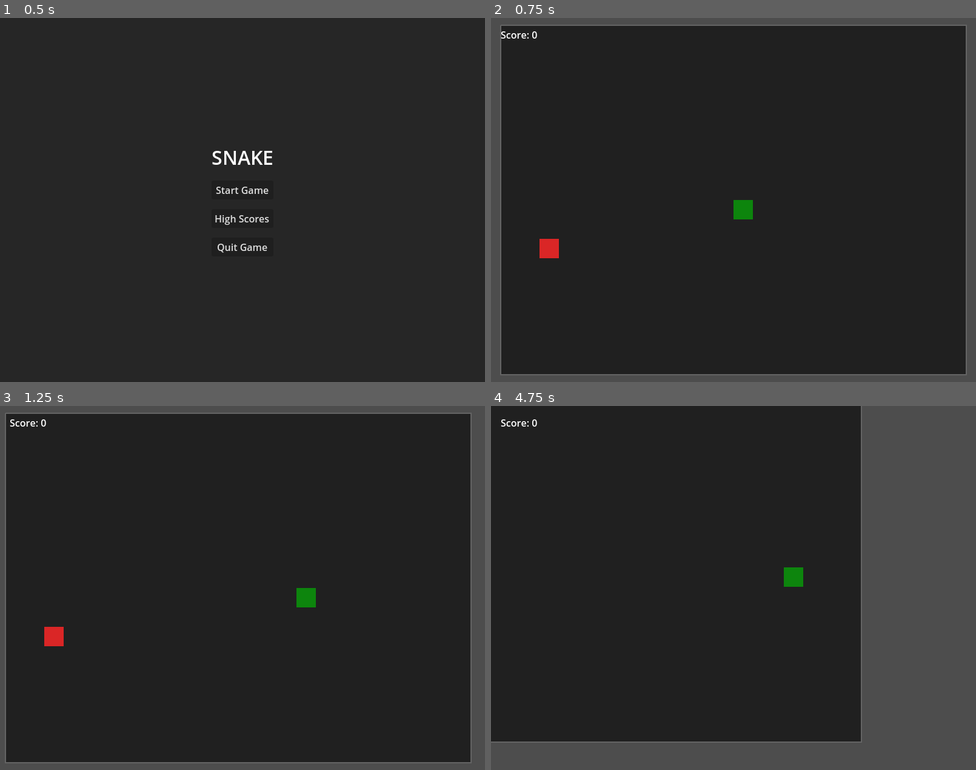
Above: before the commit, frames 1-4 (two rows, left to right).
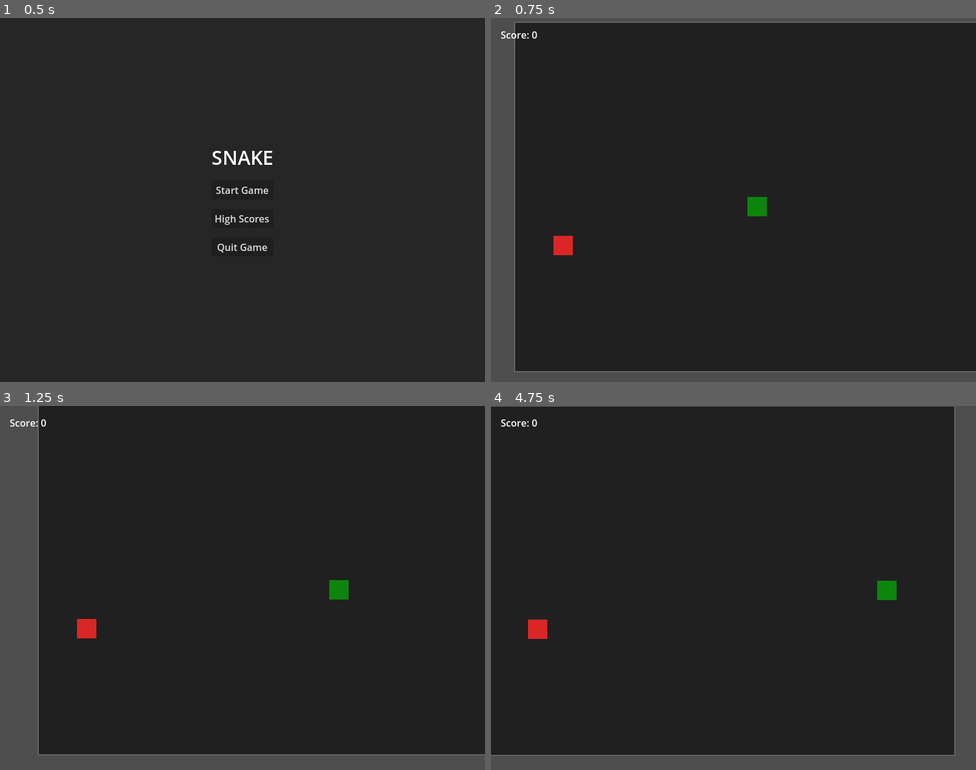
Above: after the commit, the same moments.

Repository: bluehexagons/snake2d
Game: Godot game, scene res://scenes/main/main.tscn
The game is run twice, just before and just after one commit, with the same random seed, the same clock (stepped at 60 frames per second) and the same inputs.
Inputs:
- Up to frame 1 (0.5 s): no input
- Up to frame 2 (0.75 s): click "Start Game" at 0.5 s
- Up to frame 3 (1.25 s): no input
- Up to frame 4 (4.75 s): hold Right (right) 1.28-2.03 s; hold Down (down) 2.03-2.78 s; hold Right (right) 2.78-3.53 s; hold Up (up) 3.53-4.28 s; hold Left (left) from 4.28 s (still down)

Frame 1 is identical in both runs. In frame 2, 7.0% of the frame differs, in the area x 2-100%, y 1-98%; in frame 3, 14%; in frame 4, 22%, in the area x 0-96%, y 0-96%.

Commit message:
(w/AI) Make the camera look toward the food

Diff:
--- a/scenes/main/main.gd
+++ b/scenes/main/main.gd
@@ -12,6 +12,16 @@
 const BASE_TIMER_WAIT = 0.2
 const MIN_TIMER_WAIT = 0.07  # Maximum speed
 const SPEED_INCREASE_PER_SEGMENT = 0.005  # How much faster per segment
+
+const CAMERA_LOOK_AHEAD = 0.25  # How many grid cells to look ahead
+const CAMERA_SMOOTHING = 0.015  # Smoothing factor
+const CENTER_PULL_WEIGHT = 0.25  # How strongly the camera is pulled to center
+const FOOD_ATTRACTION_WEIGHT = 0.1  # How strongly the camera is pulled to food
+const LOOK_AHEAD_WEIGHT = 0.15  # How strongly the camera follows snake's direction
+const CAMERA_DAMPING = 0.85  # How quickly velocity decays
+const CAMERA_ACCELERATION = 0.01  # How quickly camera responds to changes
+
+var camera_velocity = Vector2.ZERO
 
 var game_world: Node2D
 var snake
@@ -94,6 +104,7 @@
 
 	camera = $GameViewport/SubViewport/GameWorld/Camera2D
 	camera.position = snake.position
+	camera_velocity = Vector2.ZERO  # Reset camera velocity when starting
 
 func _update_game_speed():
 	if game_timer:
@@ -144,6 +155,7 @@
 	# Reset UI
 	$UILayer/GameOverContainer.visible = false
 	$UILayer/PauseMenu.visible = false
+	camera_velocity = Vector2.ZERO  # Reset camera velocity when cleaning up
 
 func is_position_occupied(pos: Vector2) -> bool:
 	# Check snake head
@@ -285,8 +297,26 @@
 
 	# Only update game logic when not paused
 	if in_game and not game_over and not paused:
-		var target = snake.position
-		camera.position = camera.position.lerp(target, 0.005)
+		# Calculate various camera target influences
+		var center = Vector2(GAME_WIDTH/2, GAME_HEIGHT/2)
+		var look_ahead = snake.position + (snake.direction * GRID_SIZE * CAMERA_LOOK_AHEAD)
+		var food_pos = food.position if food else snake.position
+
+		# Combine all influences with their weights
+		var target = (
+			look_ahead * LOOK_AHEAD_WEIGHT +
+			center * CENTER_PULL_WEIGHT +
+			food_pos * FOOD_ATTRACTION_WEIGHT
+		) / (LOOK_AHEAD_WEIGHT + CENTER_PULL_WEIGHT + FOOD_ATTRACTION_WEIGHT)
+
+		 # Calculate desired velocity
+		var desired_velocity = (target - camera.position) * CAMERA_ACCELERATION
+
+		# Update camera velocity with damping
+		camera_velocity = camera_velocity * CAMERA_DAMPING + desired_velocity
+
+		# Apply velocity to camera position
+		camera.position += camera_velocity
 
 	if game_over and Input.is_action_just_pressed("retry"):
 		_on_restart_pressed()
--- a/scenes/snake/snake.gd
+++ b/scenes/snake/snake.gd
@@ -5,7 +5,7 @@
 signal died
 
 const GRID_SIZE = 32
-var direction = Vector2.RIGHT
+@export var direction = Vector2.RIGHT  # Made public for camera access
 var next_direction = Vector2.RIGHT  # Buffer the next direction
 var can_move = true
 
Not shown: 1 places in scenes/main/main.tscn that only renumber resources
